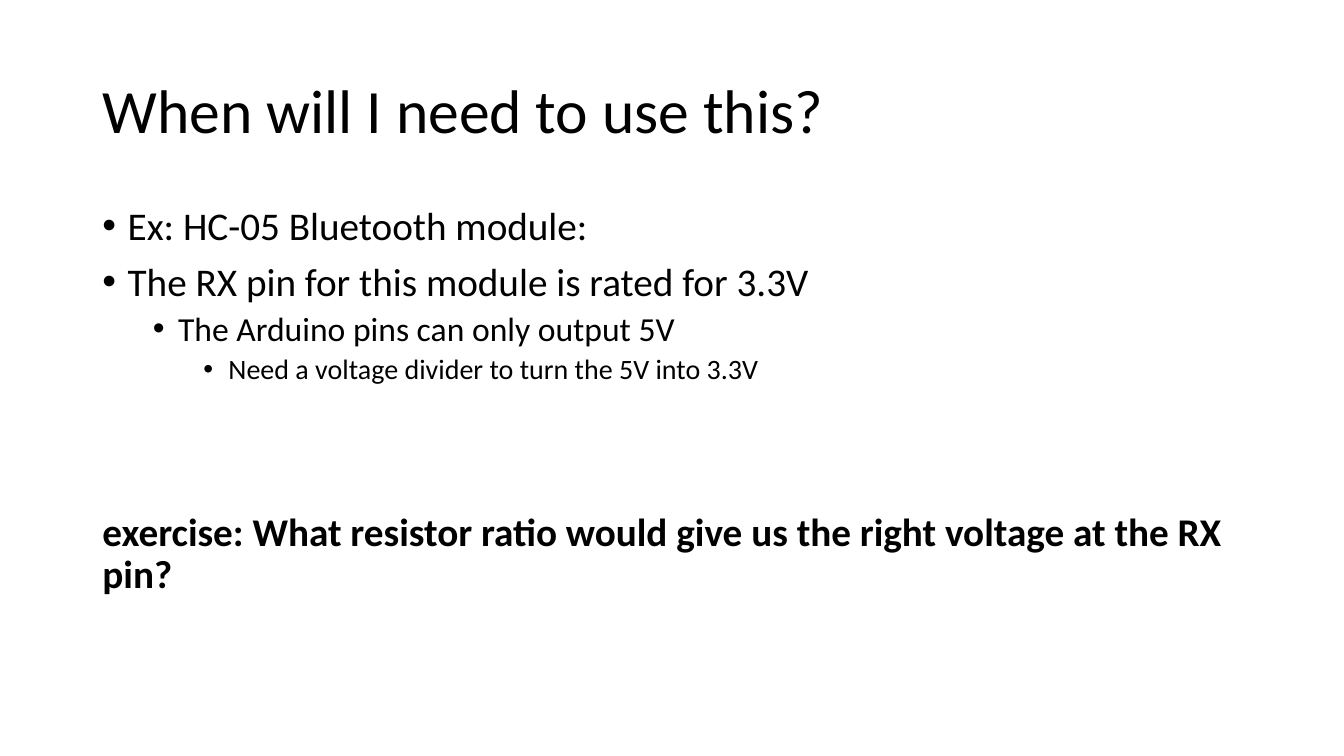
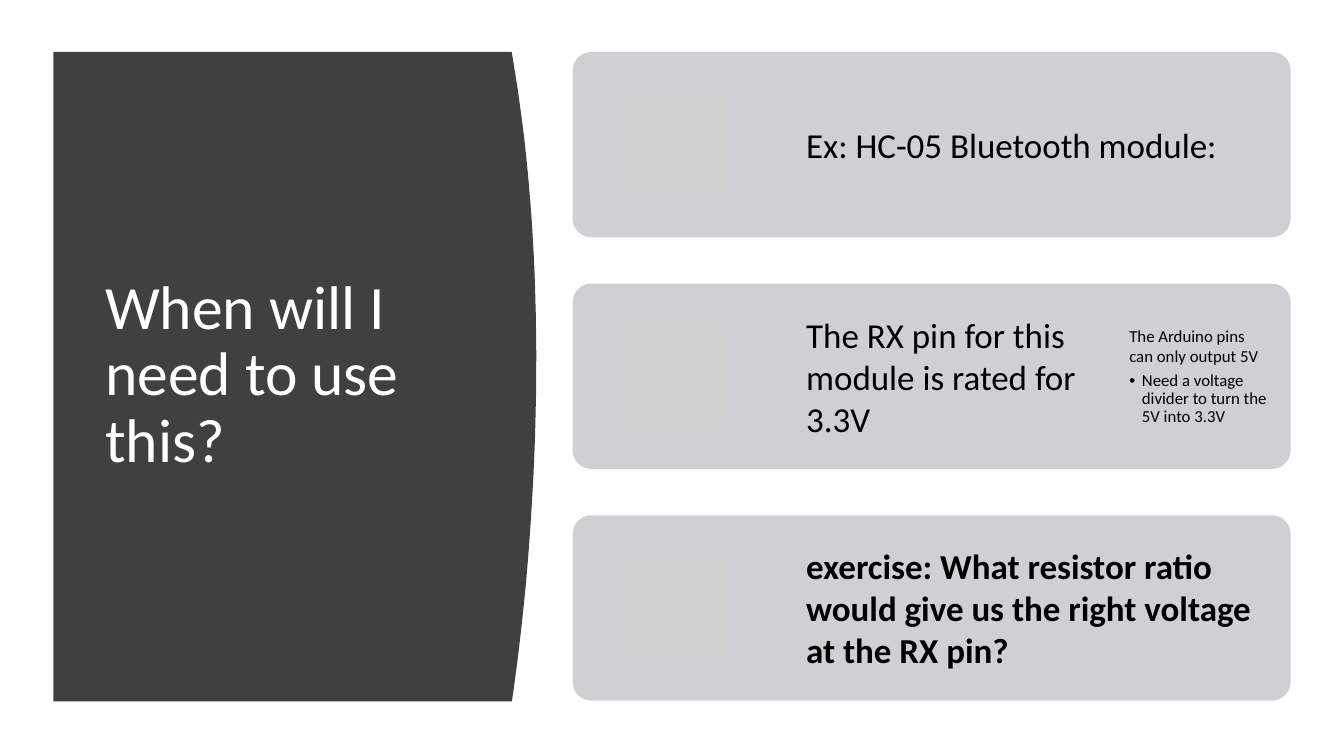
Before and after one commit to Runtime-Learner/McGill-BattleBots-Club, a slide deck: slide 11 of ECSE/Workshop-1/workshop1.pptx (slide 10 before the commit). Drawn at 1344x756 pixels with LibreOffice and Linux fonts; fonts in the diff are those of the drawing; grey boxes stand for pictures. Boxes give left, top, right and bottom in pixels: in the first picture for what was removed or moved away, otherwise in the second. Text is boxed around its words. In the diff, an @@ line names an element or a change of style, - is before the commit and + after.

```diff
--- a/ECSE/Workshop-1/workshop1.pptx
+++ b/ECSE/Workshop-1/workshop1.pptx
@@ freeform shape added at (53, 52, 536, 702), fill #404040 @@
@@ title "When will I need to ...": place and size @@
-title "When will I need to ..." at (102, 90, 823, 134)
+title "When will I need to ..." at (105, 286, 398, 463)
@@ title "When will I need to ..." at (105, 286, 398, 463): text colour #000000 to #FFFFFF @@
@@ text removed at (102, 212, 1222, 594) @@
-• Ex: HC-05 Bluetooth module:
-• The RX pin for this module is rated for 3.3V
-  • The Arduino pins can only output 5V
-    • Need a voltage divider to turn the 5V into 3.3V
-exercise: What resistor ratio would give us the right voltage at the RX pin?
@@ group added at (573, 52, 1291, 701): 4 texts, 3 rounded rectangles, 3 pictures @@
+Ex: HC-05 Bluetooth module:
+The RX pin for this module is rated for 3.3V
+The Arduino pins can only output 5V
+  • Need a voltage divider to turn the 5V into 3.3V
+exercise: What resistor ratio would give us the right voltage at the RX pin?
```
Also in this commit, not shown: 10 other slides changed, 1 slide added, 4 other files.
